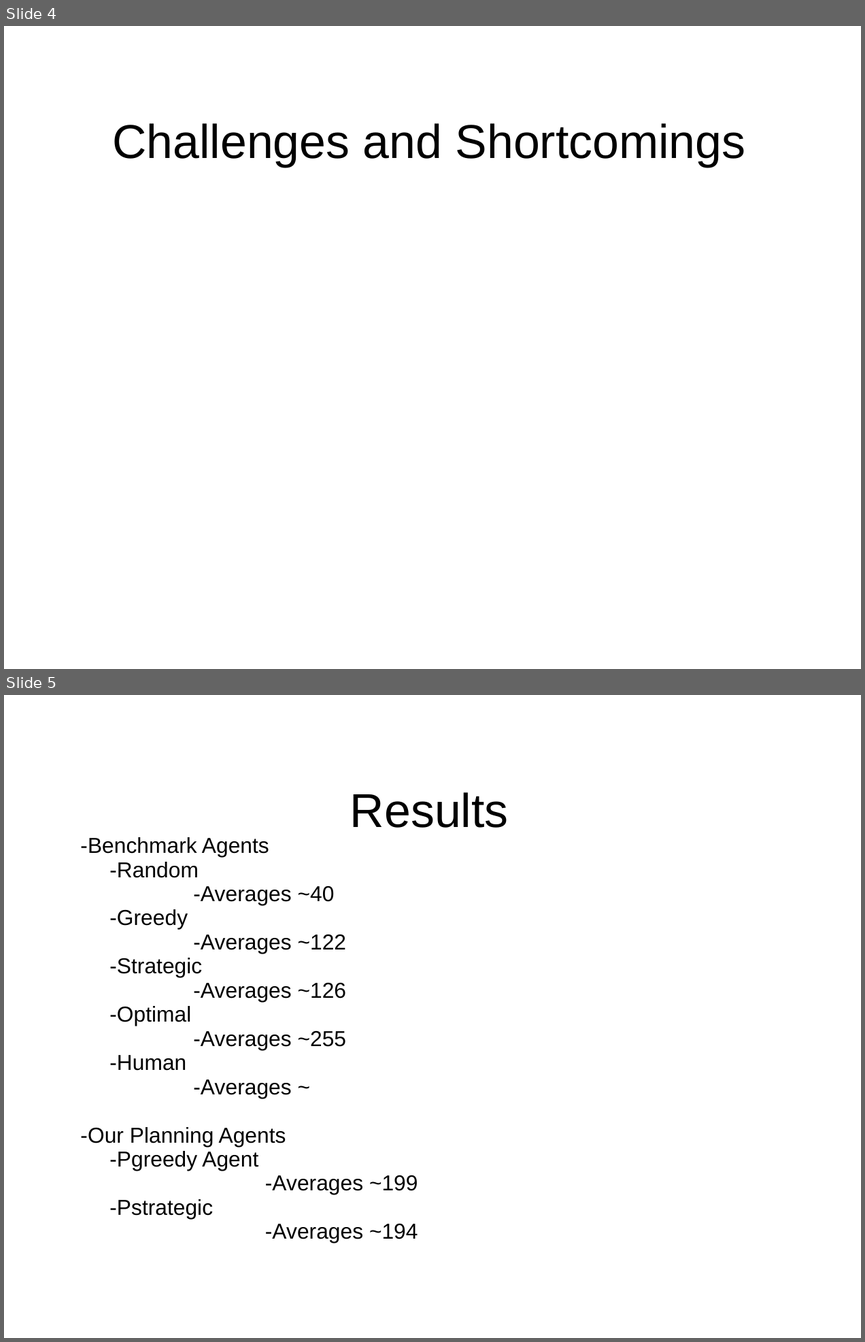
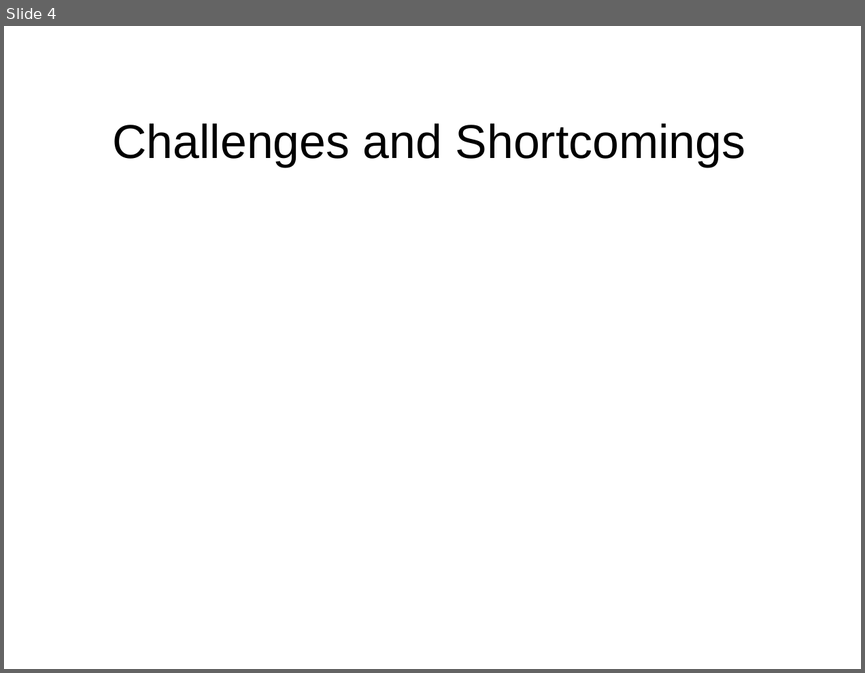
Before and after one commit to andermic/CS533, a slide deck: final_project/presentation/slides.ppt. Shown one above the other, each under a label of ours: slides 4 and 5 before the commit, slide 4 after it. The pictures are 865x1342 and 865x673 pixels, drawn with LibreOffice and Linux fonts; fonts in the diff are those of the drawing; background and template pictures are left out. Boxes give left, top, right and bottom in pixels: in the first picture for what was removed or moved away, otherwise in the second. Text is boxed around its words. In the diff, an @@ line names an element or a change of style, - is before the commit and + after.

```diff
--- a/final_project/presentation/slides.ppt
+++ b/final_project/presentation/slides.ppt
@@ slide 5 removed at (x1=4, y1=695, x2=861, y2=1338), background picture (left out) @@
@@ title removed at (x1=350, y1=792, x2=509, y2=828) @@
-Results
@@ subtitle removed at (x1=80, y1=837, x2=418, y2=1242) @@
--Benchmark Agents
--Random
--Averages ~40
--Greedy
--Averages ~122
--Strategic
--Averages ~126
--Optimal
--Averages ~255
--Human
--Averages ~
--Our Planning Agents
--Pgreedy Agent
--Averages ~199
--Pstrategic
--Averages ~194
```
Also in this commit, not shown: 1 slide added, 1 other file.
